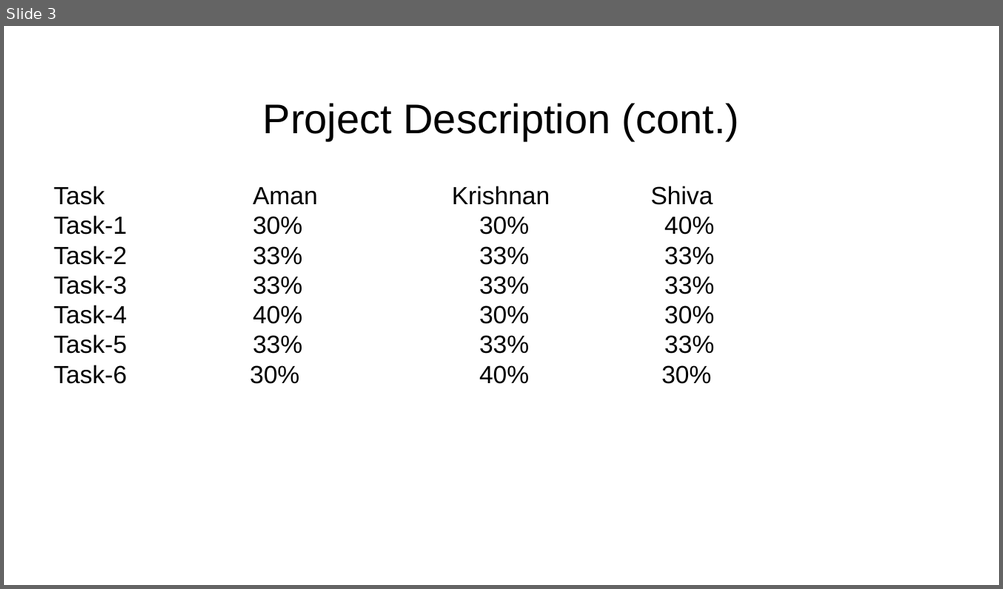
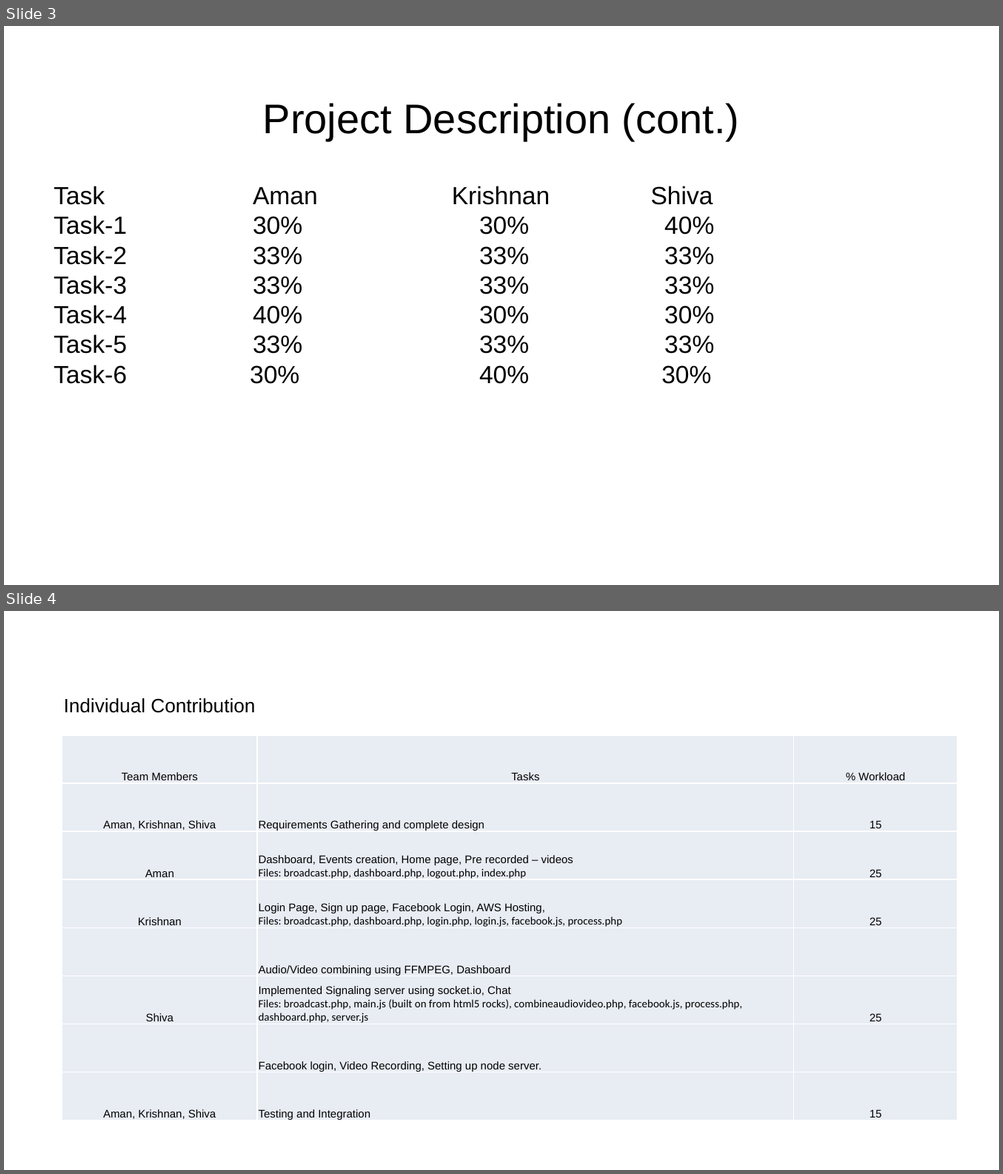
Before and after one commit to shivaseshan/webRTC, a slide deck: Cloud_Final_Presentation.pptx. Shown one above the other, each under a label of ours: slide 3 before the commit, slides 3 and 4 after it. The pictures are 1003x589 and 1003x1174 pixels, drawn with LibreOffice and Linux fonts; fonts in the diff are those of the drawing. Boxes give left, top, right and bottom in pixels: in the first picture for what was removed or moved away, otherwise in the second. Text is boxed around its words. In the diff, an @@ line names an element or a change of style, - is before the commit and + after.

Commit message:
updated final presentation with individual contribution

```diff
--- a/Cloud_Final_Presentation.pptx
+++ b/Cloud_Final_Presentation.pptx
@@ slide 4 added at (4, 611, 999, 1170), background #FFFFFF @@
@@ title added at (64, 698, 255, 713), 14 pt, text #000000 @@
+Individual Contribution
@@ table added at (62, 735, 957, 1123), 8 rows, 3 columns @@
+Team Members | Tasks | % Workload
+Aman, Krishnan, Shiva | Requirements Gathering and complete design | 15
+Aman | Dashboard, Events creation, Home page, Pre recorded – videos / Files: broadcast.php, dashboard.php, logout.php, index.php | 25
+Krishnan | Login Page, Sign up page, Facebook Login, AWS Hosting, / Files: broadcast.php, dashboard.php, login.php, login.js, facebook.js, process.php | 25
+ | Audio/Video combining using FFMPEG, Dashboard | 
+Shiva | Implemented Signaling server using socket.io, Chat / Files: broadcast.php, main.js (built on from html5 rocks), combineaudiovideo.php, facebook.js, process.php, dashboard.php, server.js | 25
+ | Facebook login, Video Recording, Setting up node server. | 
+Aman, Krishnan, Shiva | Testing and Integration | 15
```
